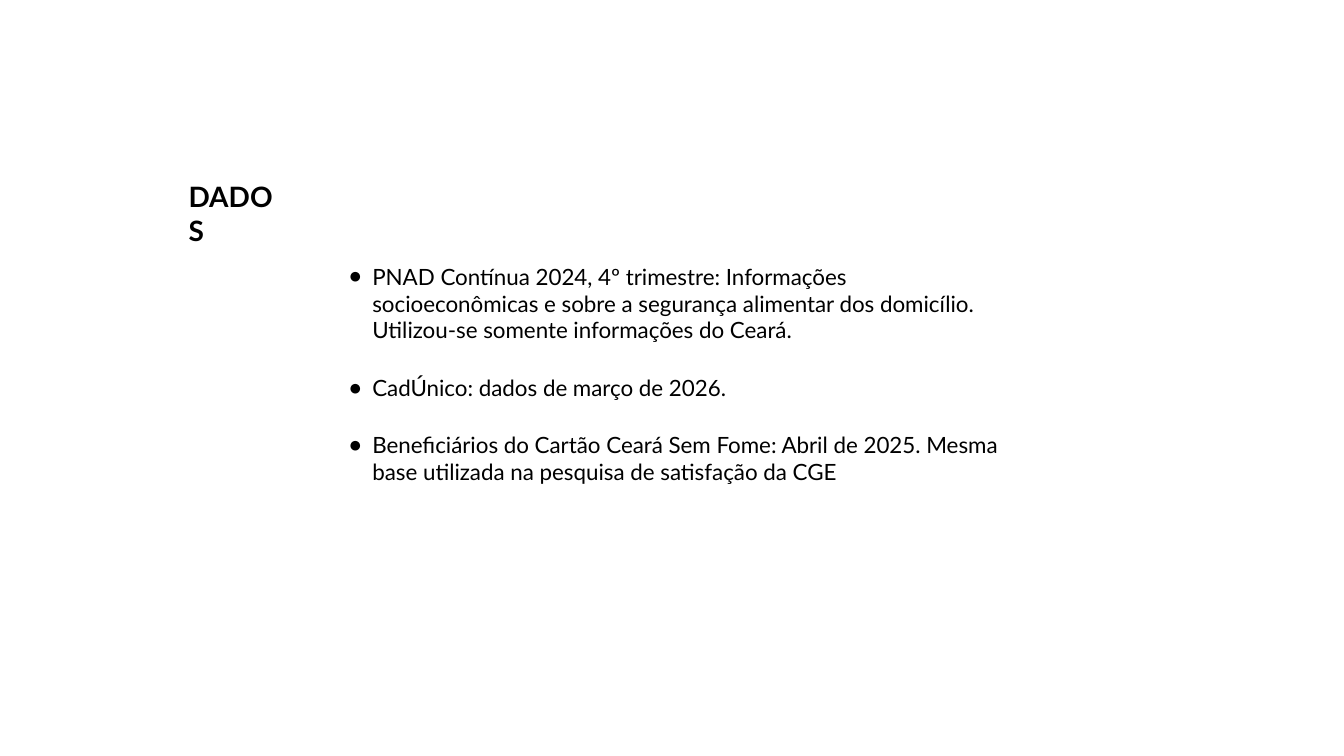
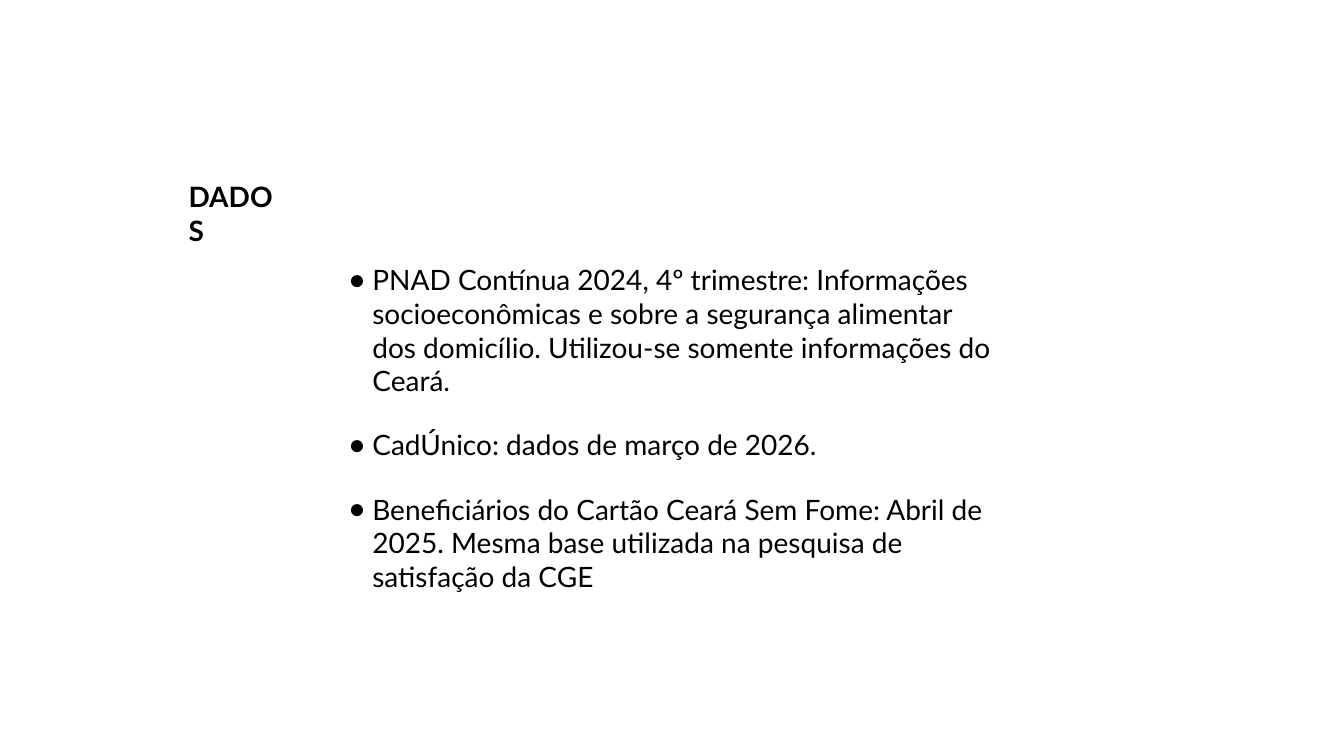
Before and after one commit to DISOC-Estudos-Sociais/indicador_csf, a slide deck: slide 7 of outputs/apresentacao_resultados.pptx. Drawn at 1344x756 pixels with LibreOffice and Linux fonts; fonts in the diff are those of the drawing; background and template pictures are left out. Boxes give left, top, right and bottom in pixels: in the first picture for what was removed or moved away, otherwise in the second. Text is boxed around its words. In the diff, an @@ line names an element or a change of style, - is before the commit and + after.

```diff
--- a/outputs/apresentacao_resultados.pptx
+++ b/outputs/apresentacao_resultados.pptx
@@ text "PNAD Contínua 2024, 4º trimestre: ..." at [372, 269, 991, 592]: size 16 to 20 pt @@
```
Also in this commit, not shown: 6 other slides changed, 3 slides added, 1 slide removed, 4 other files.
